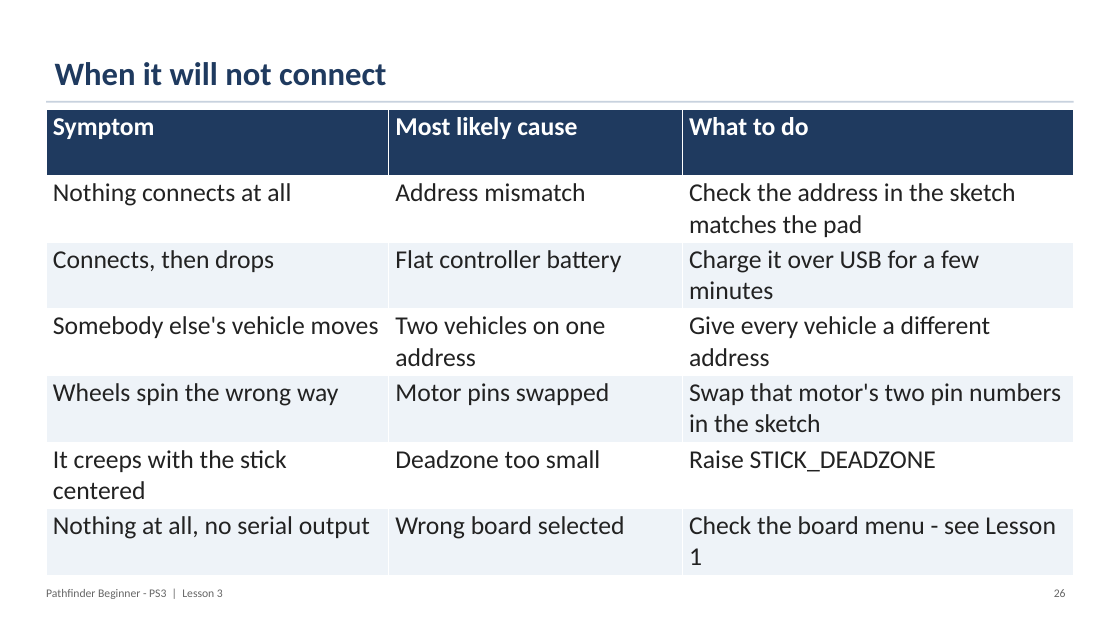
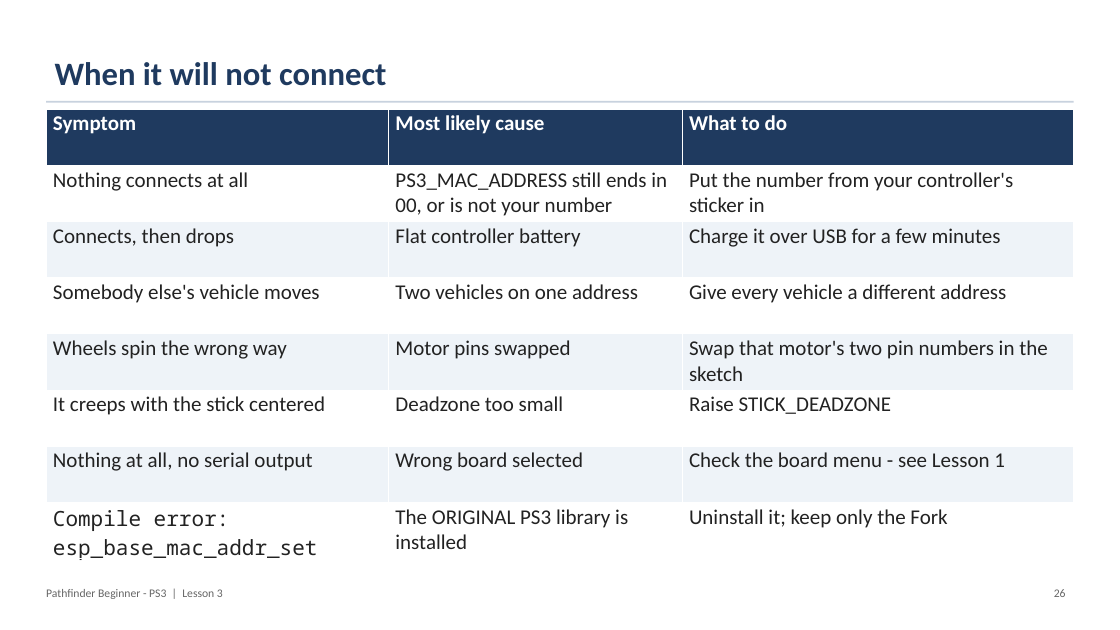
Before and after one commit to PorpoiseRobotics/porpoise-robotics, a slide deck: slide 26 of ground-vehicle/docs/courses/beginner-ps3/l3_controller_programming.pptx. Drawn at 1120x630 pixels with LibreOffice and Linux fonts; fonts in the diff are those of the drawing. Boxes give left, top, right and bottom in pixels: in the first picture for what was removed or moved away, otherwise in the second. Text is boxed around its words. In the diff, an @@ line names an element or a change of style, - is before the commit and + after.

```diff
--- a/ground-vehicle/docs/courses/beginner-ps3/l3_controller_programming.pptx
+++ b/ground-vehicle/docs/courses/beginner-ps3/l3_controller_programming.pptx
@@ table at box(46, 109, 1075, 564) @@
-row 2, column 2: Address mismatch
+row 2, column 2: PS3_MAC_ADDRESS still ends in 00, or is not your number
-row 2, column 3: Check the address in the sketch matches the pad
+row 2, column 3: Put the number from your controller's sticker in
+row 8: Compile error: esp_base_mac_addr_set | The ORIGINAL PS3 library is installed | Uninstall it; keep only the Fork
```
Also in this commit, not shown: 6 other slides changed, 13 other files.
